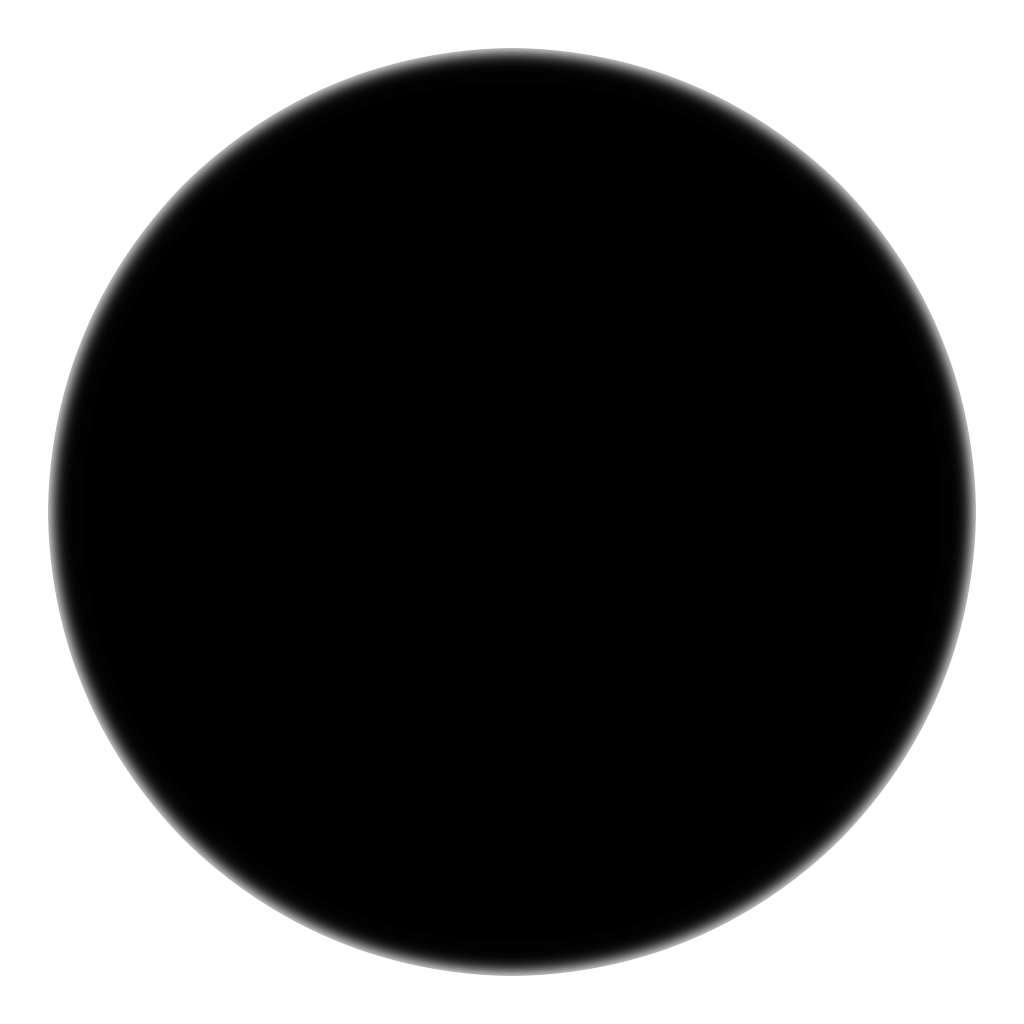
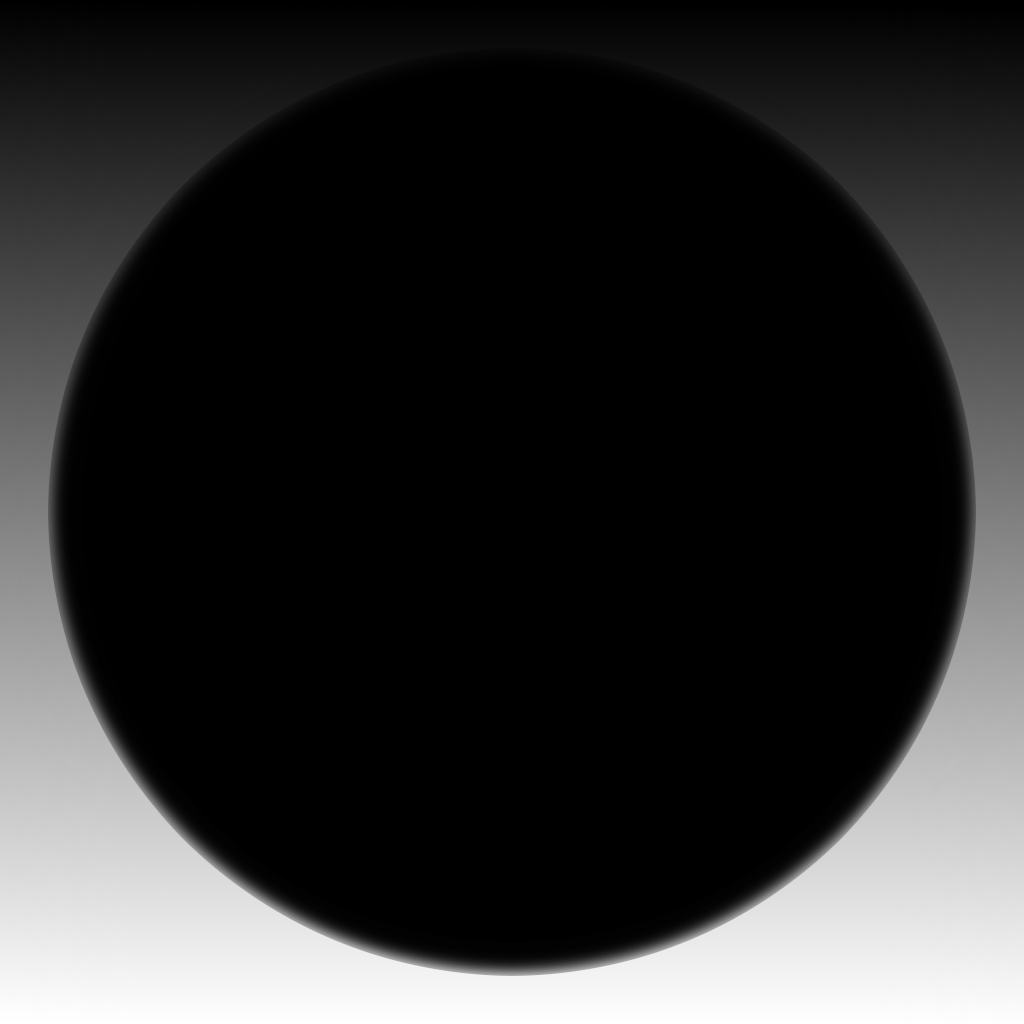
Before/after of a 1024x1024 layered artwork. What changed in the layer stack:
added layer "ColorGradient" (multiply) above "CircleOutline copy #1" over [0, 0, 1024, 1018]
